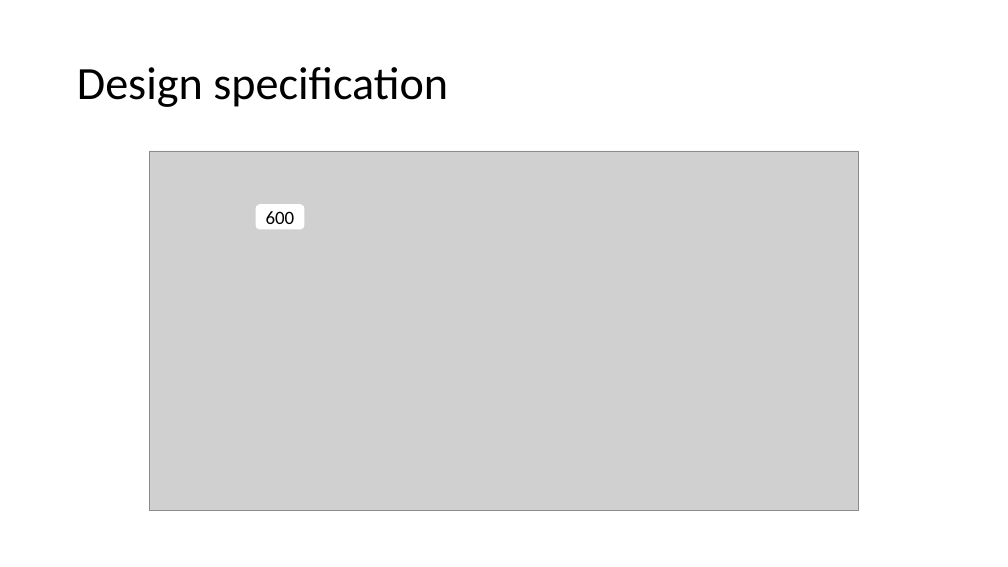
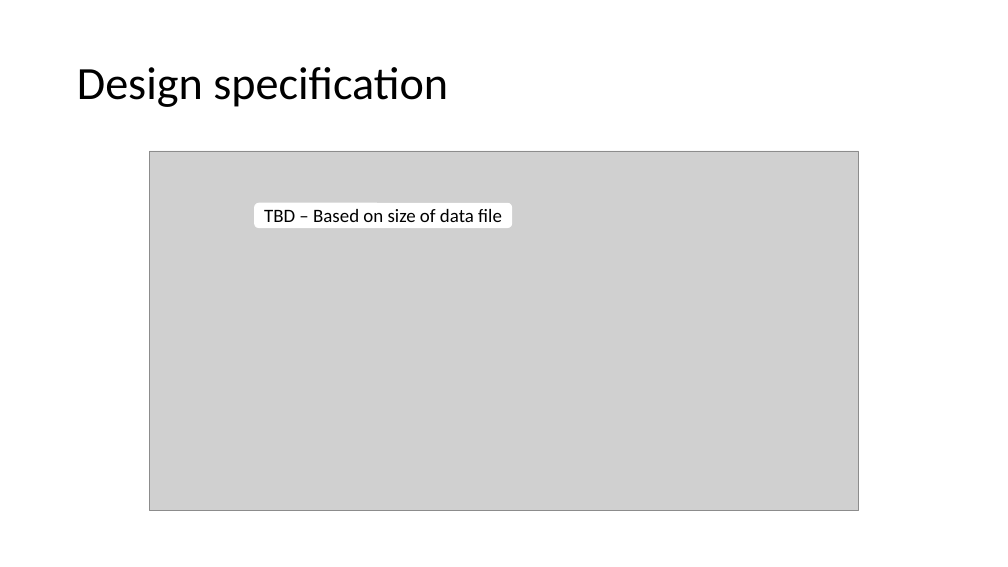
Before and after one commit to ZheChen-Bill/lab3_workbook, a slide deck: slide 3 of submission_Caravel SOC User Project (FIR).pptx. Drawn at 1008x567 pixels with LibreOffice and Linux fonts; fonts in the diff are those of the drawing; grey boxes stand for pictures. Boxes give left, top, right and bottom in pixels: in the first picture for what was removed or moved away, otherwise in the second. Text is boxed around its words. In the diff, an @@ line names an element or a change of style, - is before the commit and + after.

```diff
--- a/submission_Caravel SOC User Project (FIR).pptx
+++ b/submission_Caravel SOC User Project (FIR).pptx
@@ rounded rectangle added at [255,203,512,228], fill #FFFFFF, outline #FFFFFF 1 pt, 18 pt, text #000000 @@
+TBD – Based on size of data file
@@ rounded rectangle removed at [256,205,304,229] @@
-600
```
Also in this commit, not shown: 2 other slides changed, 2 slides added.
